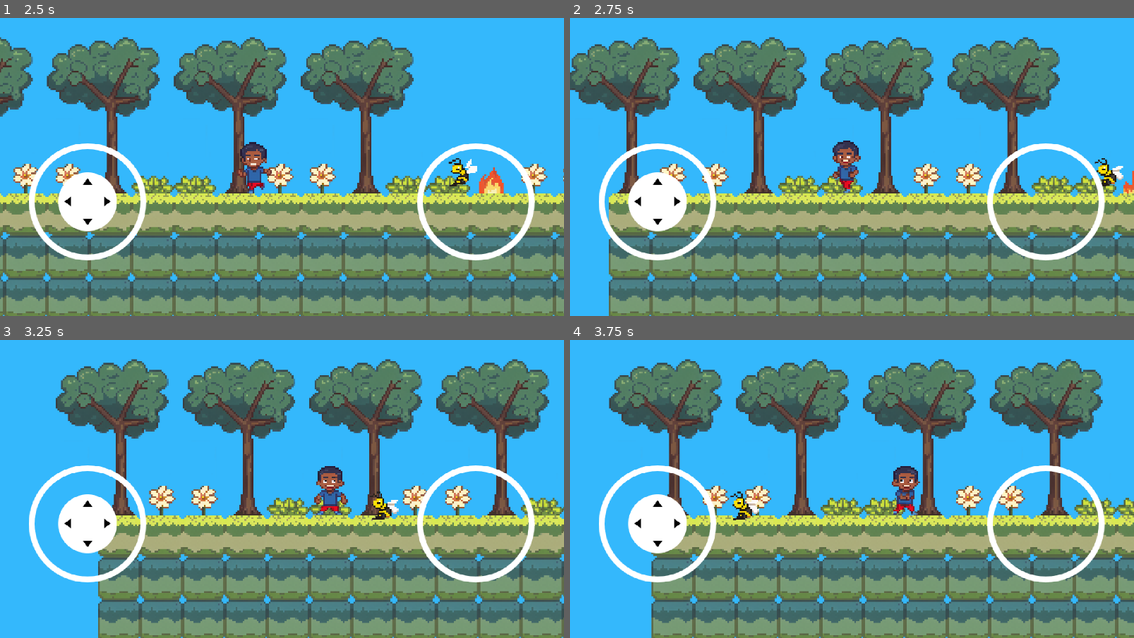
Above: before the commit, frames 1-4 (two rows, left to right).
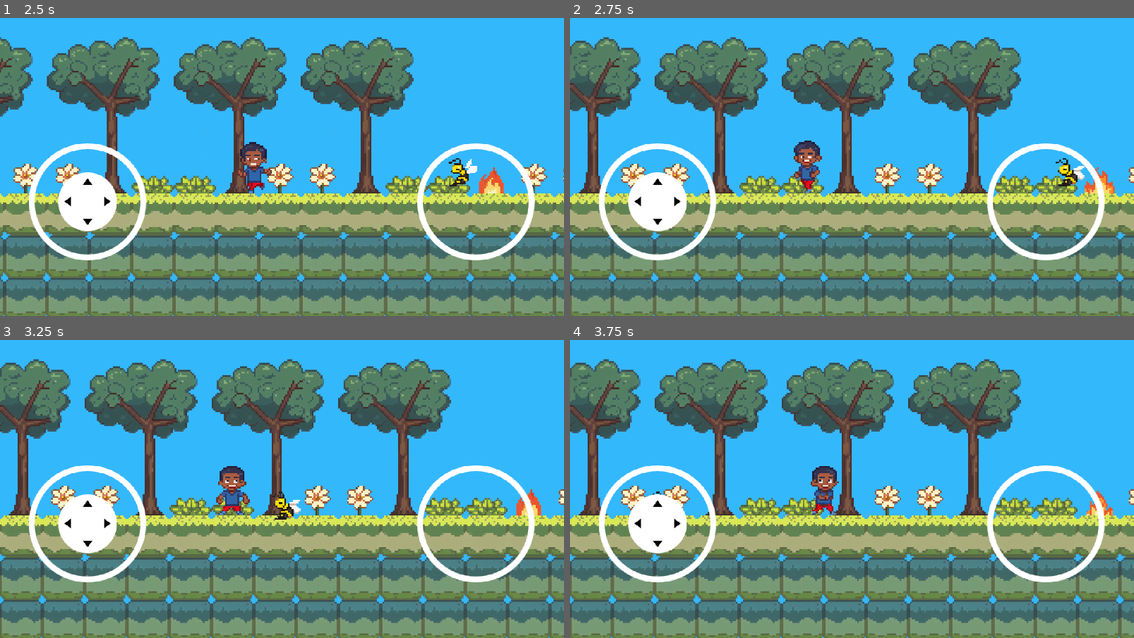
Above: after the commit, the same moments.

Repository: codenergy-dev/maricagamesjam2025_codenergy
Game: Godot game, scene res://scenes/game.tscn
Two runs of this game, one before a commit and one after it. Both use one fixed random seed, a clock stepped at 60 frames per second and the inputs below. The engine's default icon, where the game draws it, is replaced by a stand-in: a white triangle on a blue panel in a dark square.
Inputs (mouse positions are in pixels of both pictures, inside the frame that each line leads up to):
- Up to frame 1 (2.5 s): tap Enter (ui_accept) at 0.5, 0.77 s; move the mouse to (406, 143) at 0.52 s; hold Right (ui_right) 0.53-1.25 s; click (406, 143) at 0.67 s; drag from (169, 172) to (270, 217) at 1.27 s; move the mouse to (338, 89) at 2.02 s; hold Left (ui_left) from 2.03 s (still down)
- Up to frame 2 (2.75 s): keep holding Left (ui_left)
- Up to frame 3 (3.25 s): release Left (ui_left) at 2.75 s; drag from (253, 542) to (112, 432) at 2.77 s
- Up to frame 4 (3.75 s): move the mouse to (1021, 527) at 3.52 s; hold Right (ui_right) from 3.53 s (still down)

Frame 1 is identical in both runs. In frame 2, 34% of the frame differs, in the area x 0-100%, y 6-100%; in frame 3, 42%; in frame 4, 39%.

Commit message:
Set camera limits based on current level

Diff:
--- a/godot/scripts/goal.gd
+++ b/godot/scripts/goal.gd
@@ -4,10 +4,4 @@
 
 func _physics_process(delta: float) -> void:
 	if goal.is_colliding():
-		var player = goal.get_collider()
-		var game = get_tree().get_first_node_in_group("game")
-		var next = game.find_children("Next", "", true, false)[-1]
-		var next_level = Game.next_level()
-		next_level.global_position = next.global_position
-		game.add_child(next_level)
 		queue_free()
--- a/godot/scripts/level.gd
+++ b/godot/scripts/level.gd
@@ -1,9 +1,11 @@
 class_name Level
-extends Node
+extends Node2D
 
 @export var player_sprite_frames: String = "default"
 
 var index: int = 0
+
+@onready var next = $Next
 
 func _ready():
 	add_to_group("level")
@@ -11,11 +13,12 @@
 	var game = get_tree().get_first_node_in_group("game")
 	if not game:
 		add_to_group("game")
-	var camera = get_tree().get_first_node_in_group("camera")
+	var camera: Camera2D = get_tree().get_first_node_in_group("camera")
 	if not camera:
 		var camera_scene = load("res://scenes/camera.tscn")
-		var camera_instance = camera_scene.instantiate()
-		add_child(camera_instance)
+		camera = camera_scene.instantiate()
+		add_child(camera)
+	camera.limit_right = next.global_position.x
 	await get_tree().process_frame
 	var player = get_tree().get_first_node_in_group("player")
 	if player:
@@ -25,6 +28,21 @@
 func _physics_process(delta: float) -> void:
 	if Game.current_level != self:
 		return
+
+	var camera: Camera2D = get_tree().get_first_node_in_group("camera")
+	var camera_center = camera.get_screen_center_position()
+	var camera_transform = camera.get_canvas_transform().affine_inverse()
+	var camera_left = camera_transform.origin.x
+	var camera_right = camera_center.x + (camera_center.x - camera_left)
+	if camera_left >= global_position.x:
+		camera.limit_left = global_position.x
+	if camera_right >= next.global_position.x and Game.auto_level_index == index:
+		var game = get_tree().get_first_node_in_group("game")
+		var next_level = Game.next_level()
+		camera.limit_right = 10000000
+		next_level.global_position = next.global_position
+		game.add_child(next_level)
+
 	var player = get_tree().get_first_node_in_group("player")
 	if not player:
 		Game.reset_level(self)
